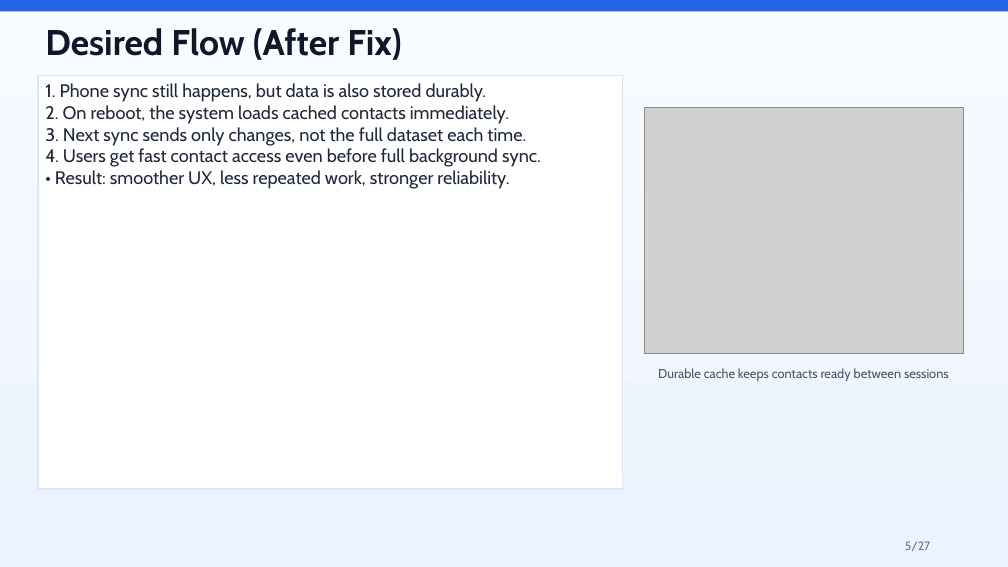
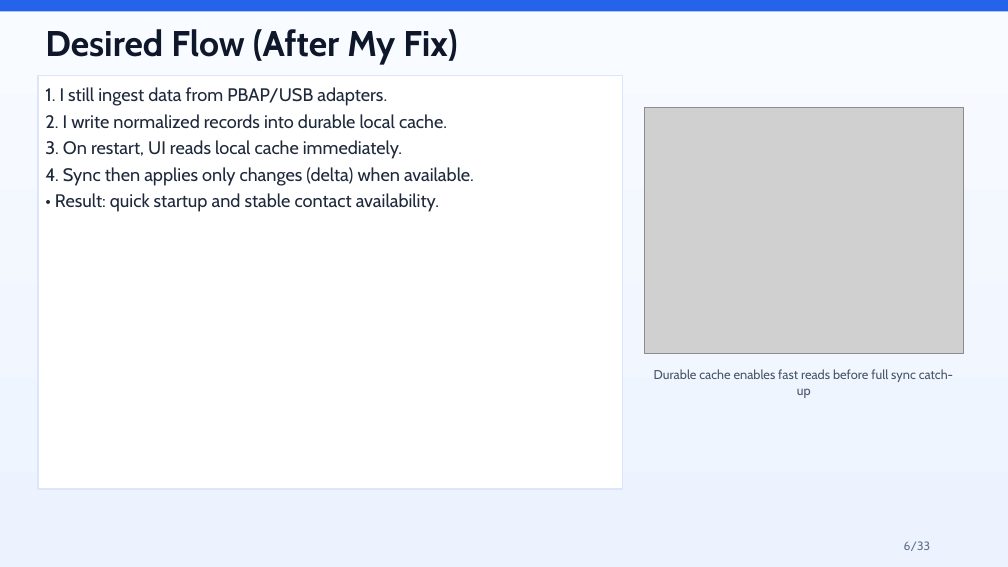
Before and after one commit to partharock/zweithreads-case-study, a slide deck: slide 6 of docs/AAOS_Persistent_Contacts_Case_Study_Presentation.pptx (slide 5 before the commit). Drawn at 1008x567 pixels with LibreOffice and Linux fonts; fonts in the diff are those of the drawing; grey boxes stand for pictures. Boxes give left, top, right and bottom in pixels: in the first picture for what was removed or moved away, otherwise in the second. Text is boxed around its words. In the diff, an @@ line names an element or a change of style, - is before the commit and + after.

Commit message:
Update `generate_case_study_ppt.py` to support advanced slide elements and split output into main and appendix decks.
Key changes:
- Added `TableData` and `IndexEntry` dataclasses to support structured tables and interactive index cards with hyperlinks.
- Implemented `table_xml` and `index_card_shape_xml` to generate complex OpenXML shapes.
- Enhanced `paragraph_xml` and `run_xml` with support for custom line spacing, spacing before/after, and hyperlinking.
- Updated `slide_xml` to handle new layouts including tables, index cards, and improved code block styling.
- Refactored slide generation into `build_main_slides` and `build_appendix_slides`, producing two distinct PPTX files.
- Added comprehensive case study content covering executive summaries, data lifecycles, security threat models, and operational runbooks.

```diff
--- a/docs/AAOS_Persistent_Contacts_Case_Study_Presentation.pptx
+++ b/docs/AAOS_Persistent_Contacts_Case_Study_Presentation.pptx
@@ text at bbox=[45, 29, 457, 64]: text changed @@
-Desired Flow (After Fix)
+Desired Flow (After My Fix)
@@ text in rectangle at bbox=[45, 87, 474, 212]: text changed @@
-1. Phone sync still happens, but data is also stored durably.
-2. On reboot, the system loads cached contacts immediately.
-3. Next sync sends only changes, not the full dataset each time.
-4. Users get fast contact access even before full background sync.
-• Result: smoother UX, less repeated work, stronger reliability.
+1. I still ingest data from PBAP/USB adapters.
+2. I write normalized records into durable local cache.
+3. On restart, UI reads local cache immediately.
+4. Sync then applies only changes (delta) when available.
+• Result: quick startup and stable contact availability.
@@ text at bbox=[654, 369, 953, 398]: text changed @@
-Durable cache keeps contacts ready between sessions
+Durable cache enables fast reads before full sync catch-up
@@ text at bbox=[904, 541, 931, 551]: text changed @@
-5/27
+6/33
```
Also in this commit, not shown: 6 other slides changed, 26 slides added, 20 slides removed, 2 other files.
